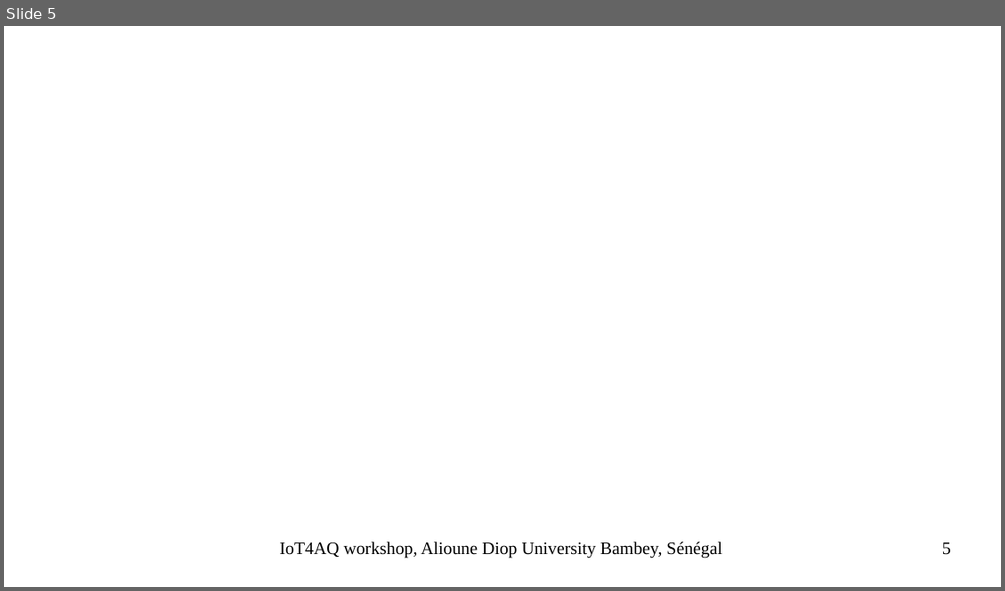
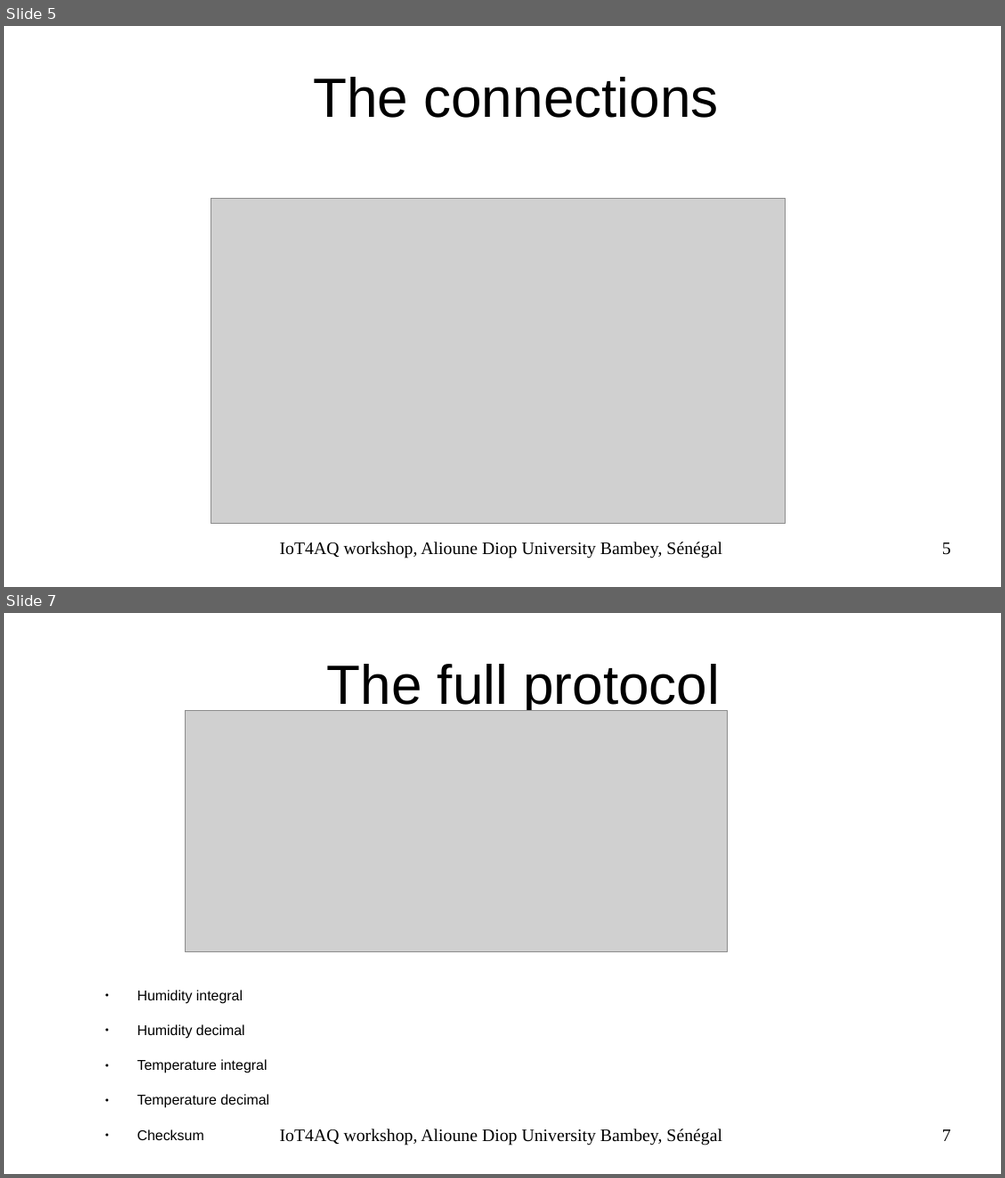
Before and after one commit to uraich/IoT4AQ, a slide deck: workshop/slides/iot4aq_dht11.odp. Shown one above the other, each under a label of ours: slide 5 before the commit, slides 5 and 7 after it; the slides between them are not shown. The pictures are 1005x591 and 1005x1178 pixels, drawn with LibreOffice and Linux fonts; fonts in the diff are those of the drawing; grey boxes stand for pictures; background and template pictures are left out. Boxes give left, top, right and bottom in pixels: in the first picture for what was removed or moved away, otherwise in the second. Text is boxed around its words. In the diff, an @@ line names an element or a change of style, - is before the commit and + after.

```diff
--- a/workshop/slides/iot4aq_dht11.odp
+++ b/workshop/slides/iot4aq_dht11.odp
@@ slide 7 added at [4,613,1001,1174], background #FFFFFF @@
@@ title added at [327,664,720,714], 44 pt, text #000000 @@
+The full protocol
@@ picture added at [185,711,728,952] @@
@@ text added at [138,989,269,1140], 11.2 pt, text #000000 @@
+● Humidity integral
+● Humidity decimal
+● Temperature integral
+● Temperature decimal
+● Checksum
@@ text added at [280,1128,722,1145], 14 pt, text #000000 @@
+IoT4AQ workshop, Alioune Diop University Bambey, Sénégal
@@ page number added at [942,1129,951,1141], 14 pt, text #000000 @@
+7
@@ slide 5 changed as well @@
@@ title added at [313,77,718,118], 44 pt, text #000000 @@
+The connections
@@ picture added at [210,198,785,524] @@
```
Also in this commit, not shown: 2 other slides changed, 3 other slides added, 2 slides removed.
